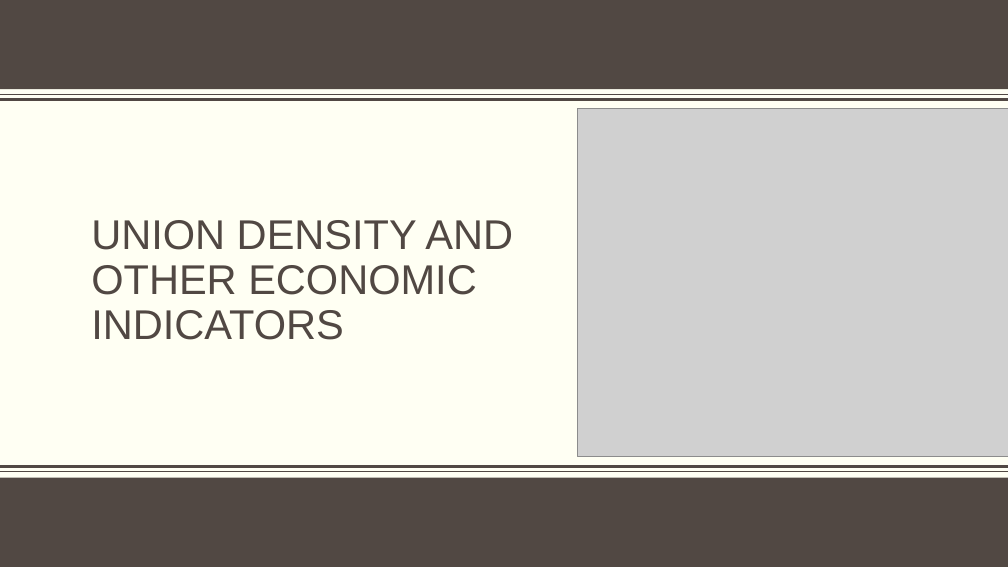
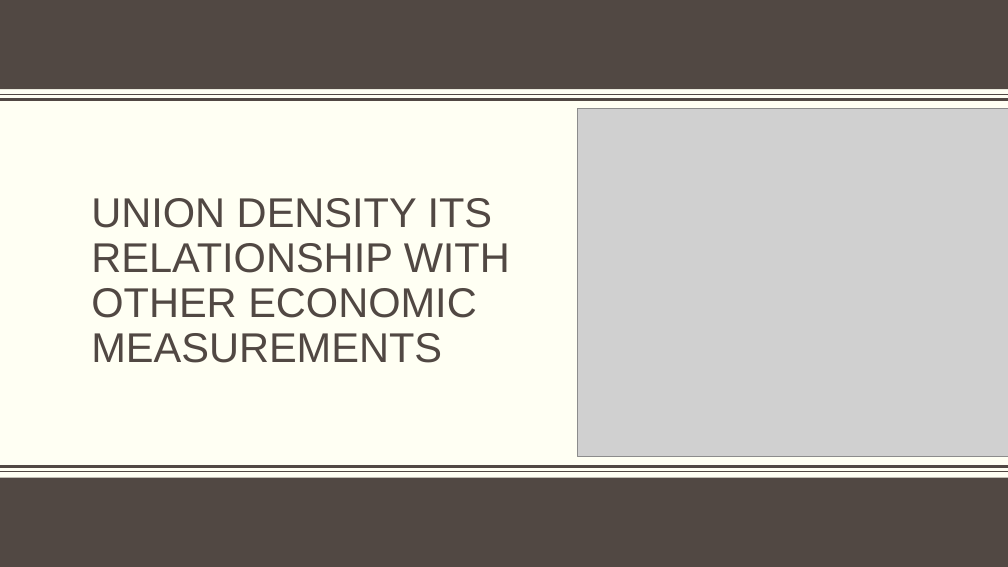
Before and after one commit to berrymatthewj/unionDensityProject, a slide deck: slide 1 of union_density_project.pptx. Drawn at 1008x567 pixels with LibreOffice and Linux fonts; fonts in the diff are those of the drawing; grey boxes stand for pictures; background and template pictures are left out. Boxes give left, top, right and bottom in pixels: in the first picture for what was removed or moved away, otherwise in the second. Text is boxed around its words. In the diff, an @@ line names an element or a change of style, - is before the commit and + after.

```diff
--- a/union_density_project.pptx
+++ b/union_density_project.pptx
@@ title at [91, 198, 510, 363]: text changed @@
-UNION DENSITY AND OTHER ECONOMIC INDICATORS
+UNION DENSITY ITS RELATIONSHIP WITH OTHER ECONOMIC MEASUREMENTS
```
Also in this commit, not shown: 9 other slides changed, 4 slides added, 1 slide removed, 1 other file.
